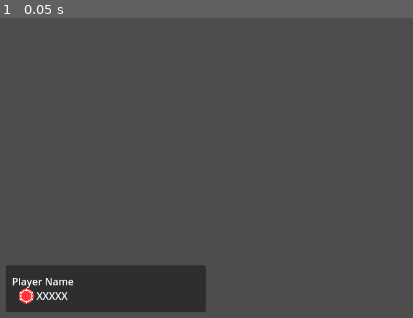
Above: before the commit, frame 1.
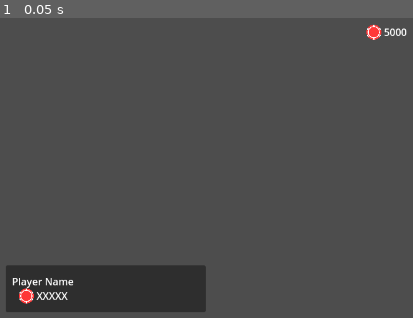
Above: after the commit, the same moment.

Repository: rwilson02/Poker-Party
Game: Godot game, scene res://scenes/Gameplay.tscn
The game is run twice, just before and just after one commit, with the same random seed, the same clock (stepped at 60 frames per second) and the same inputs. This scene is started directly instead of the project's main scene.
Inputs:
- Up to frame 1 (0.05 s): no input

The runs differ from the first frame. In frame 1, 0.2% of the frame differs, in the area x 88-99%, y 2-8%.

Commit message:
You can see how big the pot is
plus some other bug fixes related to betting which never cropped up until now

Diff:
--- a/scenes/Gameplay.tscn
+++ b/scenes/Gameplay.tscn
@@ -60,6 +60,21 @@
 size_flags_horizontal = 6
 size_flags_vertical = 4
 
+[node name="PotText" type="RichTextLabel" parent="Display"]
+anchors_preset = 8
+anchor_left = 0.5
+anchor_top = 0.5
+anchor_right = 0.5
+anchor_bottom = 0.5
+offset_left = -50.0
+offset_top = -130.0
+offset_right = 50.0
+offset_bottom = -100.0
+grow_horizontal = 2
+grow_vertical = 2
+bbcode_enabled = true
+text = "[center][img=24]res://textures/ico_chips.png[/img] 5000[/center]"
+
 [node name="Betting" type="Node" parent="."]
 script = ExtResource("3_xwsyi")
 
--- a/scripts/gameplay/gameplay_betting.gd
+++ b/scripts/gameplay/gameplay_betting.gd
@@ -36,6 +36,8 @@
 	# Initial round of bets
 	print("Begin betting round.")
 	for i in Netgame.game_state["active_players"].size():
+		if Netgame.get_live_players() == 1: break
+
 		var got_bet
 		var next_up = (i + start_index) % Netgame.game_state["active_players"].size()
 		awaiting_player = Netgame.game_state.active_players[next_up]
--- a/scripts/gameplay/gameplay_display.gd
+++ b/scripts/gameplay/gameplay_display.gd
@@ -5,7 +5,7 @@
 @onready var comm_card_holder = $CommCards
 @onready var card_marker = $CommCards/Marker1
 
-const SELF_TEXT_TEMPLATE = "[center]%s\n[img=24]res://textures/ico_chips.png[/img] %d[/center]"
+const CHIP_TEMPLATE = "[img=24]res://textures/ico_chips.png[/img] %d"
 const UI_CARD = preload("res://scenes/ui/ui_card.tscn")
 const CARD_SCALE = Vector2.ONE * 0.4
 const HOLDER_BASE_WIDTH = 600
@@ -16,7 +16,12 @@
 #@rpc("authority", "call_local", "unreliable", 2)
 func update_display():
 	# Handle scorebug
-	scorebug.get_node("HUDText").text = SELF_TEXT_TEMPLATE % [Netgame.me().name, Netgame.me().chips]
+	var hudtext: RichTextLabel = scorebug.get_node("HUDText")
+#	scorebug.get_node("HUDText").text = CHIP_TEMPLATE % [Netgame.me().name, Netgame.me().chips]
+	hudtext.text = "[center]%s\n%s[/center]" % [Netgame.me().name, CHIP_TEMPLATE % Netgame.me().chips]
+
+	# Handle pot
+	$PotText.text = CHIP_TEMPLATE % Netgame.game_state.pot
 
 	# Handle community and hole cards
 	adjust_cards()
--- a/scripts/gameplay/gameplay_main.gd
+++ b/scripts/gameplay/gameplay_main.gd
@@ -74,7 +74,7 @@
 		else:
 			winner = Netgame.game_state["active_players"].filter(func(c): \
 				return c not in Netgame.game_state.folded_players)
-		Netgame.players[winner].chips += Netgame.game_state.pot
+		Netgame.players[winner[0]].chips += Netgame.game_state.pot
 		Netgame.game_state.pot = 0
 		print("round over, %s won" % winner)
 
